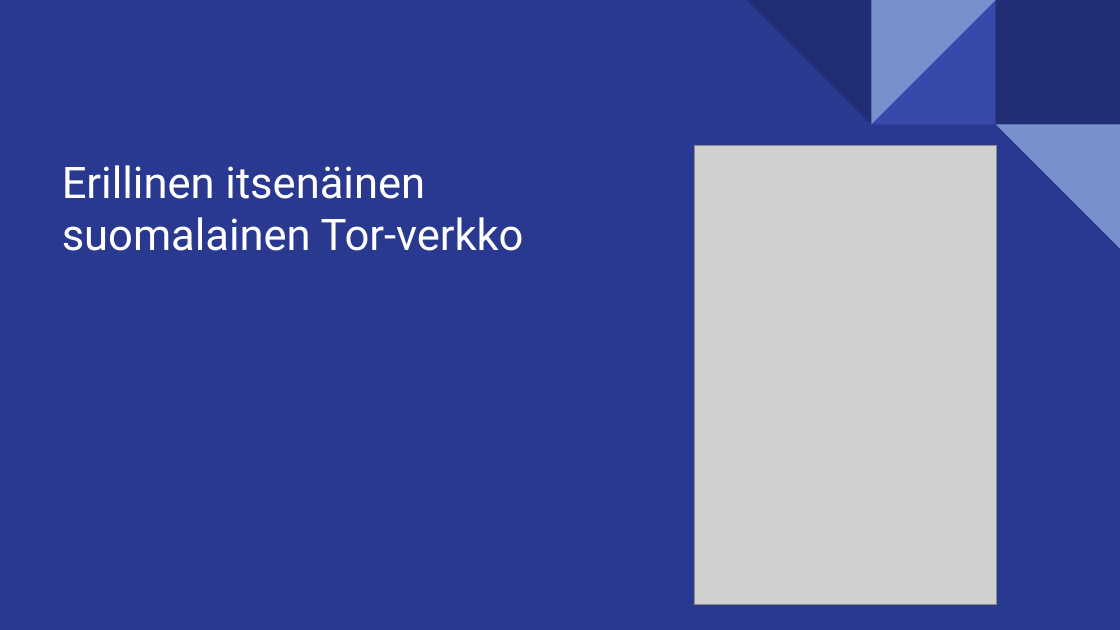
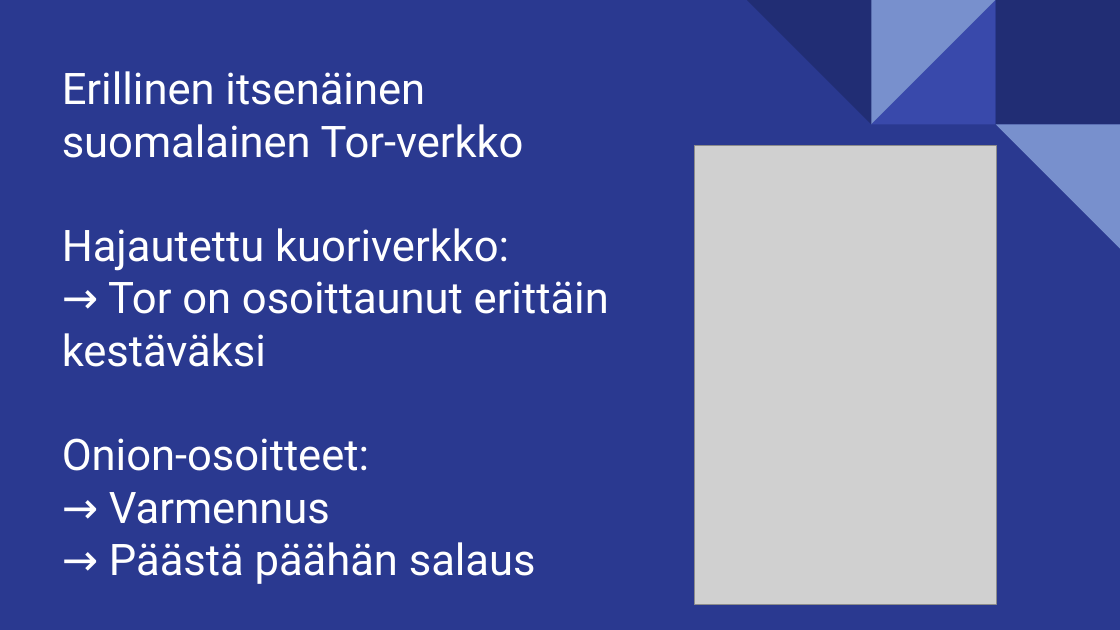
Before and after one commit to juhanurmi/stellapolaris, a slide deck: slide 9 of docs/Esitys_Suomeksi.odp (slide 8 before the commit). Drawn at 1120x630 pixels with LibreOffice and Linux fonts; fonts in the diff are those of the drawing; grey boxes stand for pictures. Boxes give left, top, right and bottom in pixels: in the first picture for what was removed or moved away, otherwise in the second. Text is boxed around its words. In the diff, an @@ line names an element or a change of style, - is before the commit and + after.

Commit message:
Stella Polaris -verkko.

```diff
--- a/docs/Esitys_Suomeksi.odp
+++ b/docs/Esitys_Suomeksi.odp
@@ text added at (62, 71, 609, 584), 28 pt, text #FFFFFF @@
+Erillinen itsenäinen suomalainen Tor-verkko
+Hajautettu kuoriverkko:
+→ Tor on osoittaunut erittäin kestäväksi
+Onion-osoitteet:
+→ Varmennus
+→ Päästä päähän salaus
@@ text removed at (62, 165, 524, 251) @@
-Erillinen itsenäinen suomalainen Tor-verkko
```
Also in this commit, not shown: 3 other slides changed, 3 slides added, 1 slide removed, 1 other file.
